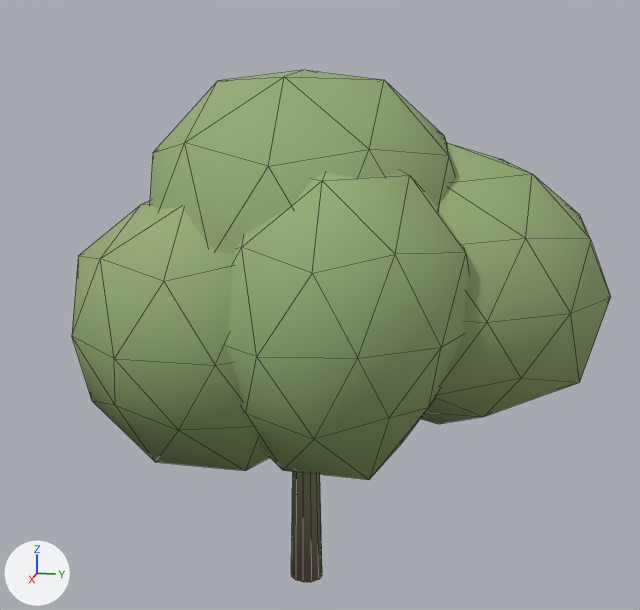
An edit to the Blender file asset_sources/blender/flora/maple_a.blend, drawn before and after from the same camera.
Both versions are drawn from a 50 mm lens placed at (4.97, 1.08, 4.11), pointed at (-0.05, 0.08, 2.86). The lights are fixed; the arrows at lower left show +X, +Y and +Z. The first picture is the older version. Mesh edges are drawn as thin lines.

The first picture shows 'maple_a'.
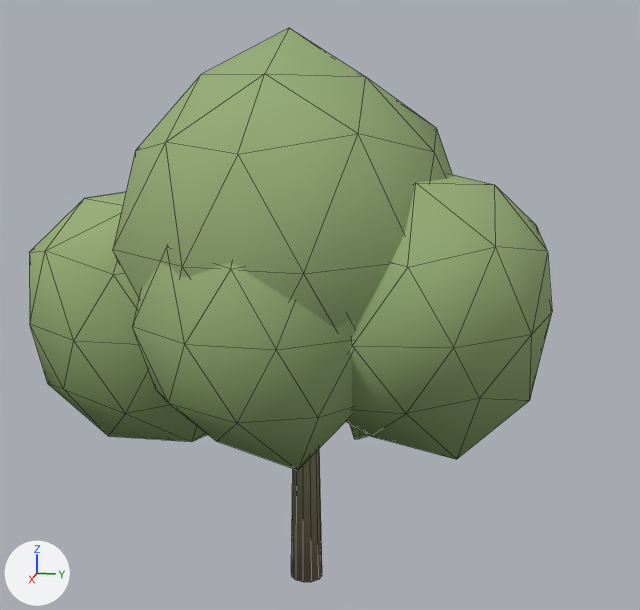
Boxes [x1, y1, x2, y2] around the edits, measured in the pictures (640 x 610 px; the box of a moved part takes in the faces that stretch with it):
'maple_a', reshaped (8% taller): before [72, 70, 611, 582]; after [29, 28, 552, 582]
part 1 of me_cone, moved or reshaped: before [72, 70, 611, 480]; after [29, 28, 552, 470]

What the commit changed:
me_cone is used by ob_maple_a; location (0.0, 0.0, 1.103).
me_cone had 266 vertices, 434 faces and spanned x -1.23..1.21, y -1.31..1.72, z 0.0..3.1.
me_cone now has 266 vertices, 434 faces and spans x -1.26..1.24, y -1.69..1.39, z 0.0..3.31.
me_cone part 1: 242 of 266 vertices moved; they spanned x -1.23..1.21, y -1.31..1.72, z 0.92..3.1 and now span x -1.26..1.24, y -1.69..1.39, z 0.89..3.31; mean shift (0.05, -0.08, -0.01); largest move (0.07, -0.27, 1.81) -> (-0.36, -1.54, 1.71).
